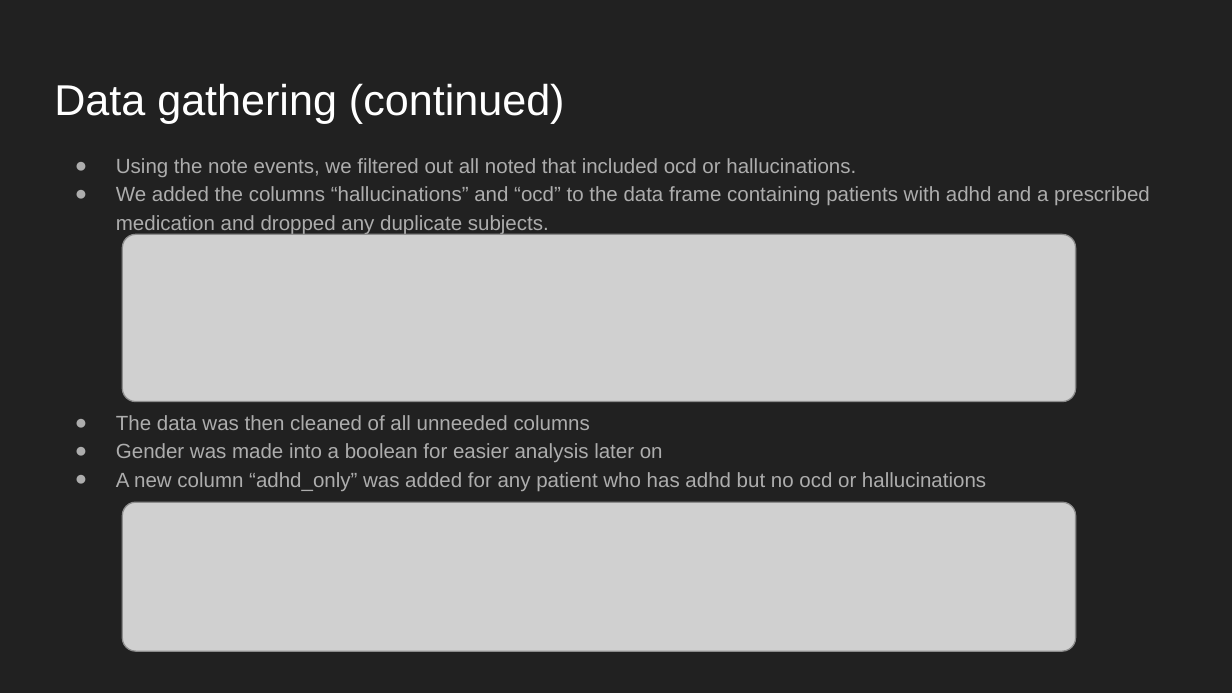
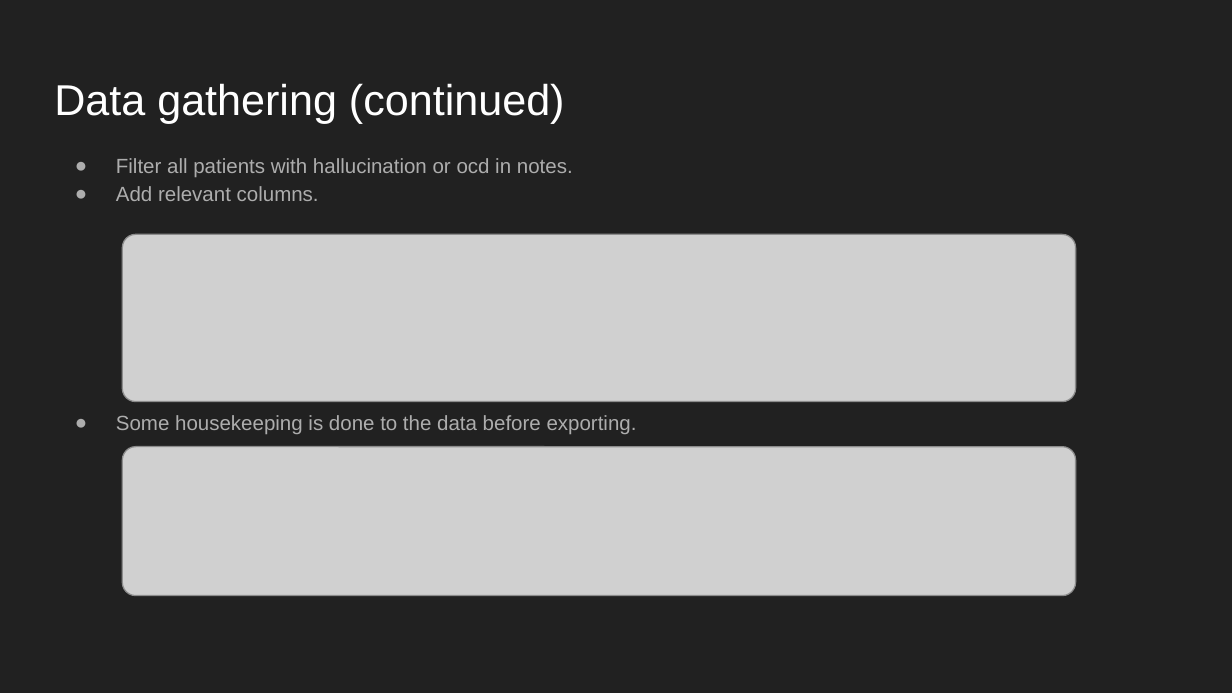
Before and after one commit to CountDer3k/Homework-AIH-2025, a slide deck: slide 4 of HW4 (Self Learning)/Self-Learning Tutorial.pptx. Drawn at 1232x693 pixels with LibreOffice and Linux fonts; fonts in the diff are those of the drawing; grey boxes stand for pictures. Boxes give left, top, right and bottom in pixels: in the first picture for what was removed or moved away, otherwise in the second. Text is boxed around its words. In the diff, an @@ line names an element or a change of style, - is before the commit and + after.

```diff
--- a/HW4 (Self Learning)/Self-Learning Tutorial.pptx
+++ b/HW4 (Self Learning)/Self-Learning Tutorial.pptx
@@ text at [116, 158, 637, 434]: text changed @@
-● Using the note events, we filtered out all noted that included ocd or hallucinations.
-● We added the columns “hallucinations” and “ocd” to the data frame containing patients with adhd and a prescribed medication and dropped any duplicate subjects.
-● The data was then cleaned of all unneeded columns
-● Gender was made into a boolean for easier analysis later on
-● A new column “adhd_only” was added for any patient who has adhd but no ocd or hallucinations
+● Filter all patients with hallucination or ocd in notes.
+● Add relevant columns.
+● Some housekeeping is done to the data before exporting.
@@ picture: place and size @@
-picture at [122, 503, 1076, 652]
+picture at [122, 447, 1076, 596]
```
Also in this commit, not shown: 12 other slides changed.
